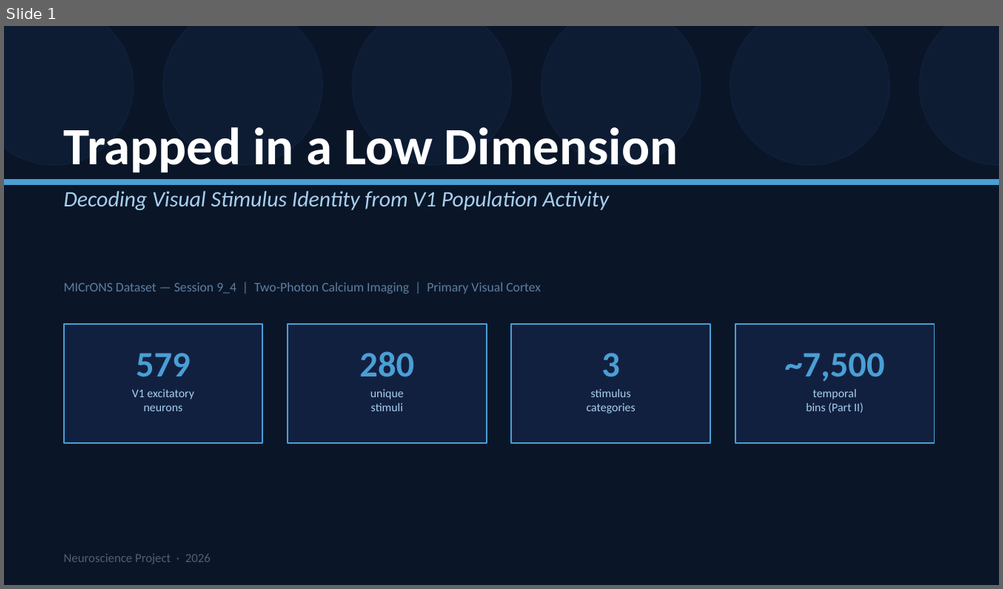
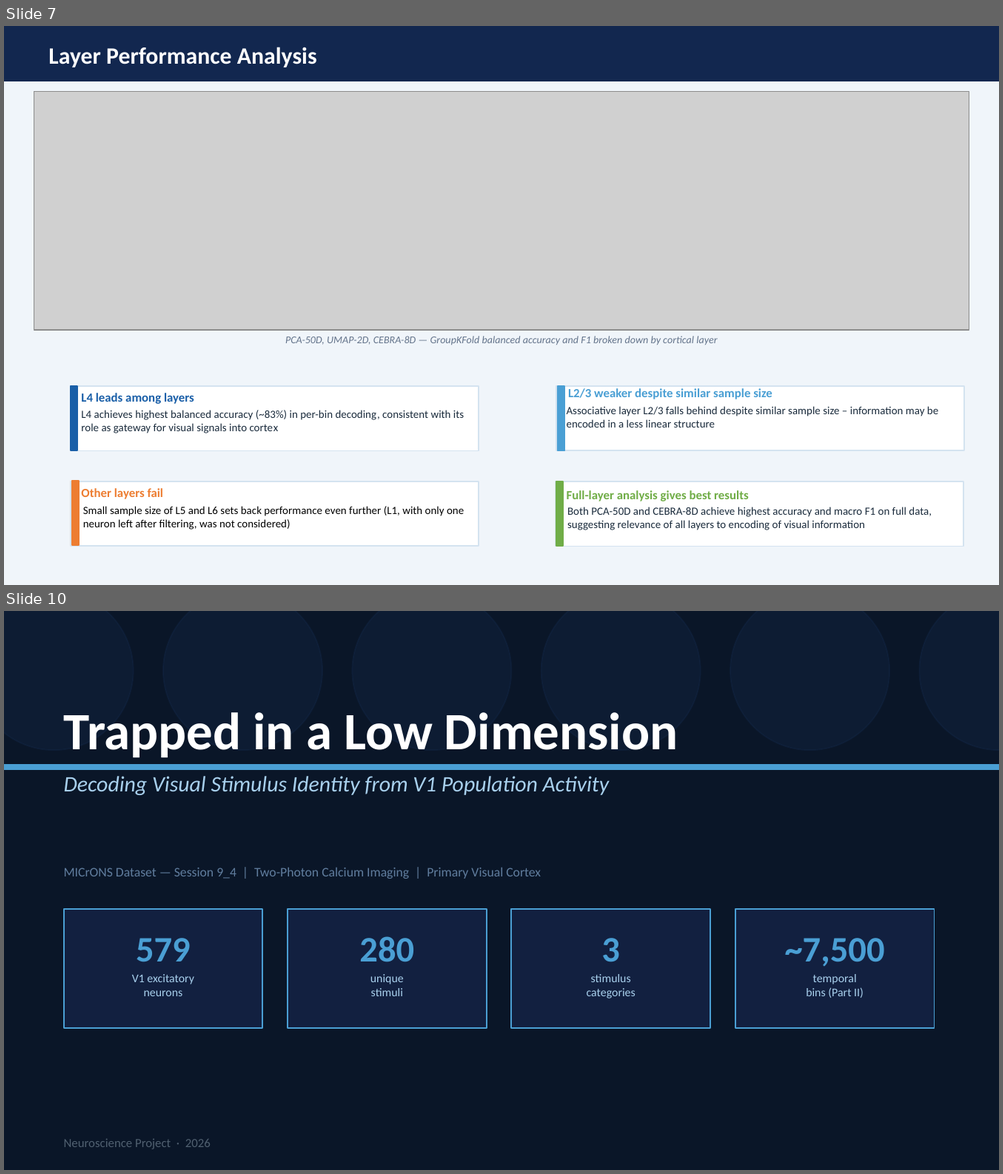
Before and after one commit to Khatibi16/neuroscience, a slide deck: V1_Decoding_Presentation.pptx. Shown one above the other, each under a label of ours: slide 1 before the commit, slides 7 and 10 after it; the slides between them are not shown. The pictures are 1003x589 and 1003x1174 pixels, drawn with LibreOffice and Linux fonts; fonts in the diff are those of the drawing; grey boxes stand for pictures. Boxes give left, top, right and bottom in pixels: in the first picture for what was removed or moved away, otherwise in the second. Text is boxed around its words. In the diff, an @@ line names an element or a change of style, - is before the commit and + after.

```diff
--- a/V1_Decoding_Presentation.pptx
+++ b/V1_Decoding_Presentation.pptx
@@ slide 7 added at box(4, 26, 999, 585), background #F0F5FA @@
@@ rectangle added at box(4, 26, 999, 81), fill #12274F, outline #12274F 1 pt @@
@@ text added at box(48, 47, 317, 67), 17 pt, text #FFFFFF, bold @@
+Layer Performance Analysis
@@ picture added at box(34, 92, 969, 330) @@
@@ text added at box(285, 336, 717, 345), 7.5 pt, text #64748B, italic @@
+PCA-50D, UMAP-2D, CEBRA-8D — GroupKFold balanced accuracy and F1 broken down by cortical layer
@@ rectangle added at box(71, 386, 478, 451), fill #FFFFFF, outline #D4E3F0 1 pt @@
@@ rectangle added at box(71, 386, 77, 451), fill #1A5FA8, outline #1A5FA8 1 pt @@
@@ text added at box(81, 393, 194, 404), 9 pt, text #1A5FA8, bold @@
+L4 leads among layers
@@ rectangle added at box(556, 386, 964, 451), fill #FFFFFF, outline #D4E3F0 1 pt @@
@@ rectangle added at box(558, 386, 565, 451), fill #4A9FD4, outline #4A9FD4 1 pt @@
@@ text added at box(568, 389, 772, 400), 9 pt, text #4A9FD4, bold @@
+L2/3 weaker despite similar sample size
@@ text added at box(81, 410, 464, 434), 8 pt, text #1A2B3C @@
+L4 achieves highest balanced accuracy (~83%) in per-bin decoding, consistent with its role as gateway for visual signals into cortex
@@ text added at box(566, 406, 938, 428), 8 pt, text #1A2B3C @@
+Associative layer L2/3 falls behind despite similar sample size – information may be encoded in a less linear structure
@@ rectangle added at box(71, 482, 478, 546), fill #FFFFFF, outline #D4E3F0 1 pt @@
@@ rectangle added at box(71, 480, 79, 545), fill #ED7D31, outline #ED7D31 1 pt @@
@@ text added at box(81, 488, 164, 500), 9 pt, text #ED7D31, bold @@
+Other layers fail
@@ rectangle added at box(555, 482, 963, 546), fill #FFFFFF, outline #D4E3F0 1 pt @@
@@ rectangle added at box(556, 482, 563, 546), fill #70AD47, outline #70AD47 1 pt @@
@@ text added at box(566, 491, 748, 502), 9 pt, text #70AD47, bold @@
+Full-layer analysis gives best results
@@ text added at box(83, 506, 464, 530), 8 pt, text #000000 @@
+Small sample size of L5 and L6 sets back performance even further (L1, with only one neuron left after filtering, was not considered)
@@ text added at box(567, 507, 931, 531), 8 pt, text #1A2B3C @@
+Both PCA-50D and CEBRA-8D achieve highest accuracy and macro F1 on full data, suggesting relevance of all layers to encoding of visual information
@@ what was slide 1 is now slide 10 @@
```
Also in this commit, not shown: 5 slides changed, 8 other slides added.
